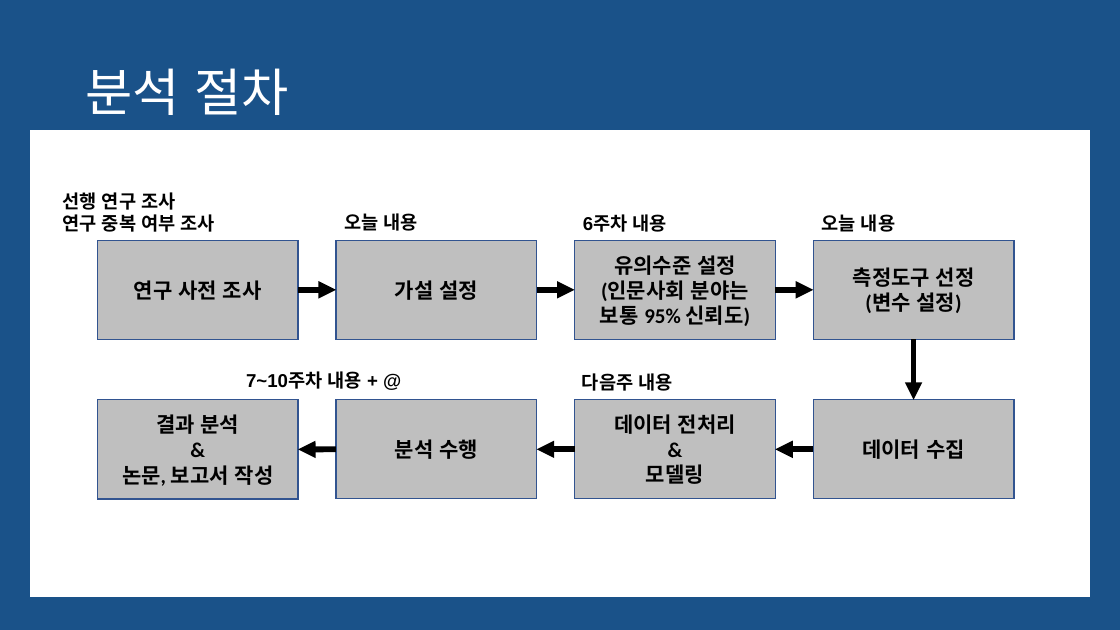
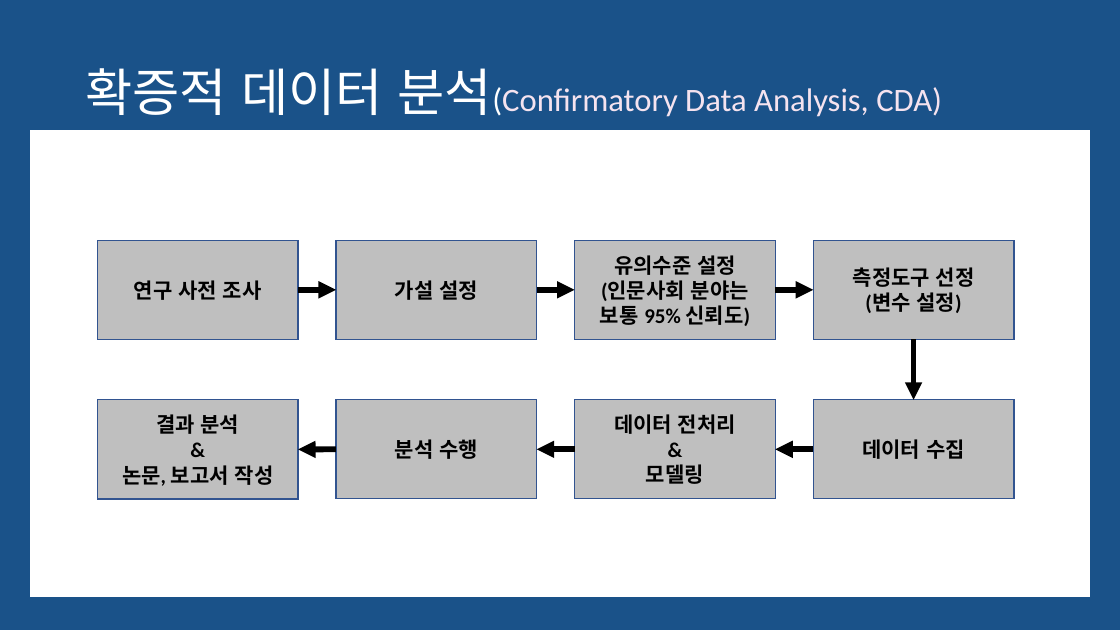
Before and after one commit to ChanToRe/Statistical-Analysis-of-Archaeological-Data, a slide deck: slide 26 of Week3/Week3 - 기초통계(2).pptx (slide 25 before the commit). Drawn at 1120x630 pixels with LibreOffice and Linux fonts; fonts in the diff are those of the drawing. Boxes give left, top, right and bottom in pixels: in the first picture for what was removed or moved away, otherwise in the second. Text is boxed around its words. In the diff, an @@ line names an element or a change of style, - is before the commit and + after.

Commit message:
Update : Week3 PPT, PDF
PPT, PDF 분석절차 수정

```diff
--- a/Week3/Week3 - 기초통계(2).pptx
+++ b/Week3/Week3 - 기초통계(2).pptx
@@ title at (x1=85, y1=68, x2=942, y2=117): text changed; size 44 to 28 pt; text colour #FFFFFF to #F5E3EF @@
-분석 절차
+확증적 데이터 분석(Confirmatory Data Analysis, CDA)
@@ text removed at (x1=63, y1=192, x2=215, y2=232) @@
-선행 연구 조사
-연구 중복 여부 조사
@@ text removed at (x1=344, y1=213, x2=418, y2=231) @@
-오늘 내용
@@ text removed at (x1=583, y1=214, x2=667, y2=232) @@
-6주차 내용
@@ text removed at (x1=821, y1=214, x2=895, y2=232) @@
-오늘 내용
@@ text removed at (x1=246, y1=371, x2=362, y2=389) @@
-7~10주차 내용 + @
@@ text removed at (x1=582, y1=373, x2=672, y2=391) @@
-다음주 내용
```
Also in this commit, not shown: 2 slides added, 1 other file.
